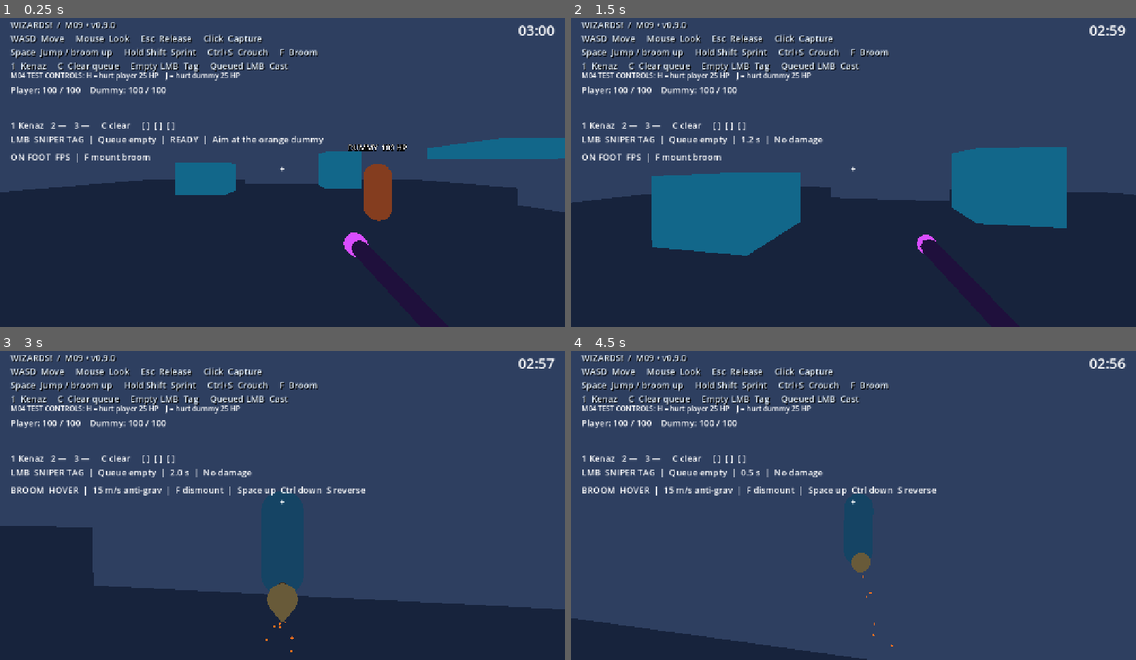
Above: before the commit, frames 1-4 (two rows, left to right).
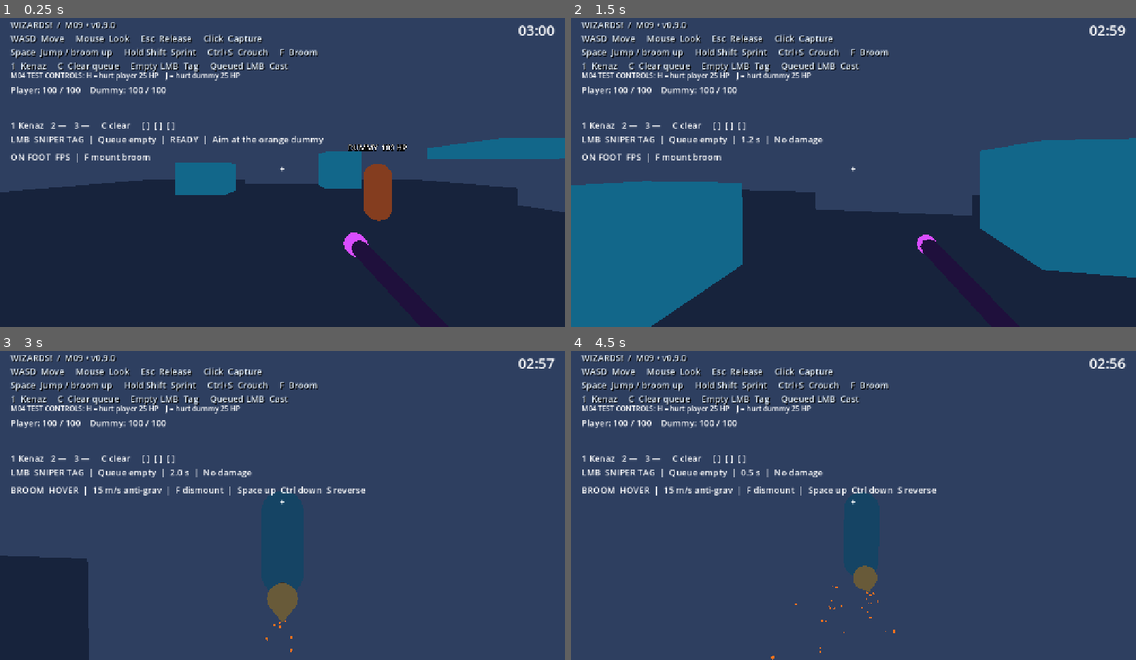
Above: after the commit, the same moments.

Repository: Addersoft/MAGICIDE-
Game: Godot game, scene res://scenes/boot/main.tscn
The game is run twice, just before and just after one commit, with the same random seed, the same clock (stepped at 60 frames per second) and the same inputs.
Inputs (mouse positions are in pixels of both pictures, inside the frame that each line leads up to):
- Up to frame 1 (0.25 s): no input
- Up to frame 2 (1.5 s): tap Enter at 0.5 s; move the mouse to (881, 166) at 0.52 s; hold Shift (sprint) 0.53-1.28 s; hold W (move_forward) from 0.53 s (still down); click (881, 166) at 0.67 s; tap Space (jump) at 0.77, 0.8, 1.07, 1.35 s; move the mouse to (825, 169) at 1.27 s; click (825, 169) at 1.42 s
- Up to frame 3 (3 s): keep holding W (move_forward); tap Space (jump) at 1.52, 1.82, 2.3 s; tap Shift (sprint) at 1.55 s; move the mouse to (293, 496) at 2.02 s; hold Ctrl (crouch_modifier) 2.03-2.78 s; click (293, 496) at 2.17 s; move the mouse to (276, 505) at 2.77 s; tap F (mount_broom) at 2.85 s; click (276, 505) at 2.92 s
- Up to frame 4 (4.5 s): keep holding W (move_forward); tap Space (jump) at 3.02, 3.32, 3.77, 3.8, 4.07 s; tap Shift (sprint) at 3.05 s; move the mouse to (893, 505) at 3.52 s; hold Right mouse button (parkour_glide) 3.53-4.28 s; click (893, 505) at 3.67 s; move the mouse to (808, 496) at 4.27 s; tap Alt (parkour_slide) at 4.35 s; click (808, 496) at 4.42 s

The runs differ from the first frame. In frame 1, less than 0.1% of the frame differs, in the area x 68-99%, y 45-49%; in frame 2, 21%, in the area x 0-100%, y 38-100%; in frame 3, 19%; in frame 4, 4.4%.

Commit message:
Faster run (Scout/ME feel) + edge wind speed vignette
- walk 10, sprint 16, jump 9, gravity 22; parkour cap 24, accel 95
- speed_vignette: cyan wind bands on screen edges scale with planar speed

Diff:
--- a/scripts/player/player_controller.gd
+++ b/scripts/player/player_controller.gd
@@ -1,9 +1,10 @@
 extends CharacterBody3D
 ## Sole velocity and move_and_slide owner. Delegates on-foot locomotion to ParkourMotor.
-@export var walk_speed: float = 6.0
-@export var sprint_speed: float = 9.0
-@export var jump_speed: float = 7.0
-@export var gravity: float = 20.0
+## Speeds tuned toward Mirror's Edge / TF2 Scout free-run feel.
+@export var walk_speed: float = 10.0
+@export var sprint_speed: float = 16.0
+@export var jump_speed: float = 9.0
+@export var gravity: float = 22.0
 @onready var player_input = $PlayerInput
 @onready var view = $View
 @onready var posture = $Posture
@@ -63,7 +64,6 @@
 	broom.update_visual(delta, axis)
 
 func _foot_physics(delta: float) -> void:
-	# Tap Ctrl (stationary) = crouch toggle. Hold Ctrl while moving = slide.
 	var crouch_tap: bool = player_input.crouch_toggled()
 	if crouch_tap and not posture.sliding:
 		posture.toggle()
--- /dev/null
+++ b/scripts/ui/speed_vignette.gd
@@ -0,0 +1,53 @@
+extends CanvasLayer
+## Wind vignette at screen edges. Strength scales with planar movement speed.
+@export var start_speed: float = 10.0
+@export var full_speed: float = 20.0
+@export var max_alpha: float = 0.62
+@export var fade_rate: float = 10.0
+var _strength: float = 0.0
+var _corners: Array[ColorRect] = []
+
+func _ready() -> void:
+	layer = 25
+	_build_corners()
+
+func _player() -> CharacterBody3D:
+	var root := get_tree().current_scene
+	if root == null:
+		return null
+	return root.get_node_or_null("Player") as CharacterBody3D
+
+func _build_corners() -> void:
+	var specs := [
+		{"a": [0.0, 0.0, 1.0, 0.0], "o": [0.0, 0.0, 0.0, 170.0]},
+		{"a": [0.0, 1.0, 1.0, 1.0], "o": [0.0, -170.0, 0.0, 0.0]},
+		{"a": [0.0, 0.0, 0.0, 1.0], "o": [0.0, 0.0, 190.0, 0.0]},
+		{"a": [1.0, 0.0, 1.0, 1.0], "o": [-190.0, 0.0, 0.0, 0.0]},
+	]
+	for spec in specs:
+		var rect := ColorRect.new()
+		rect.mouse_filter = Control.MOUSE_FILTER_IGNORE
+		rect.anchor_left = spec.a[0]
+		rect.anchor_top = spec.a[1]
+		rect.anchor_right = spec.a[2]
+		rect.anchor_bottom = spec.a[3]
+		rect.offset_left = spec.o[0]
+		rect.offset_top = spec.o[1]
+		rect.offset_right = spec.o[2]
+		rect.offset_bottom = spec.o[3]
+		rect.color = Color(0.7, 0.88, 1.0, 0.0)
+		add_child(rect)
+		_corners.append(rect)
+
+func _process(delta: float) -> void:
+	var player := _player()
+	var target := 0.0
+	if player != null and is_instance_valid(player):
+		var planar: float = Vector2(player.velocity.x, player.velocity.z).length()
+		if planar > start_speed:
+			target = clampf((planar - start_speed) / maxf(full_speed - start_speed, 0.01), 0.0, 1.0)
+	_strength = lerpf(_strength, target, 1.0 - exp(-fade_rate * delta))
+	var a: float = _strength * max_alpha
+	var c := Color(0.68, 0.86, 1.0, a)
+	for rect in _corners:
+		rect.color = c
